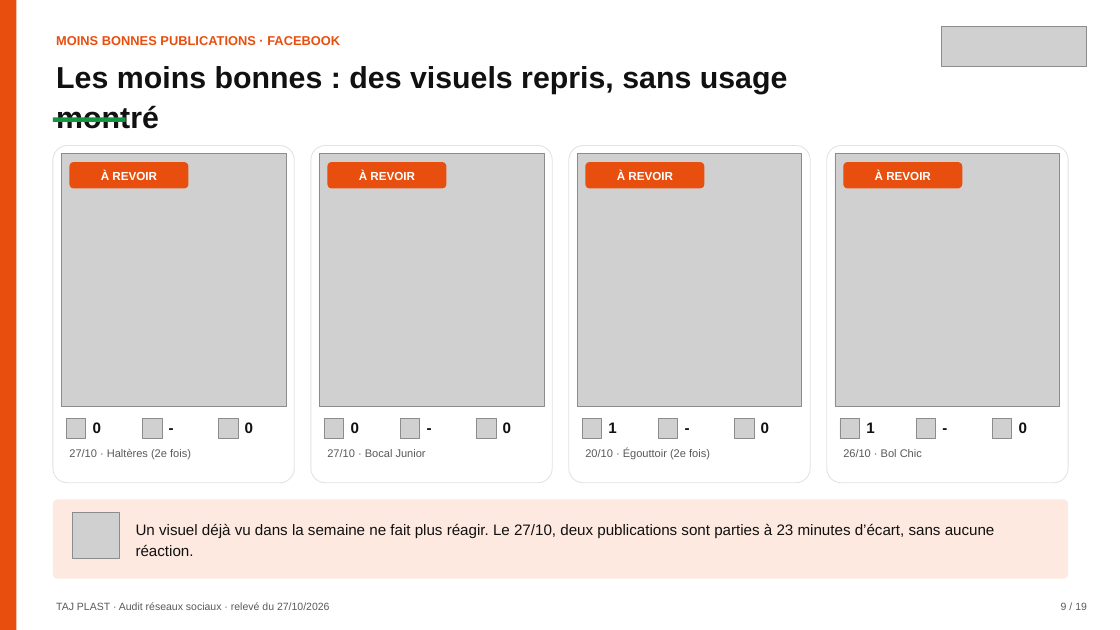
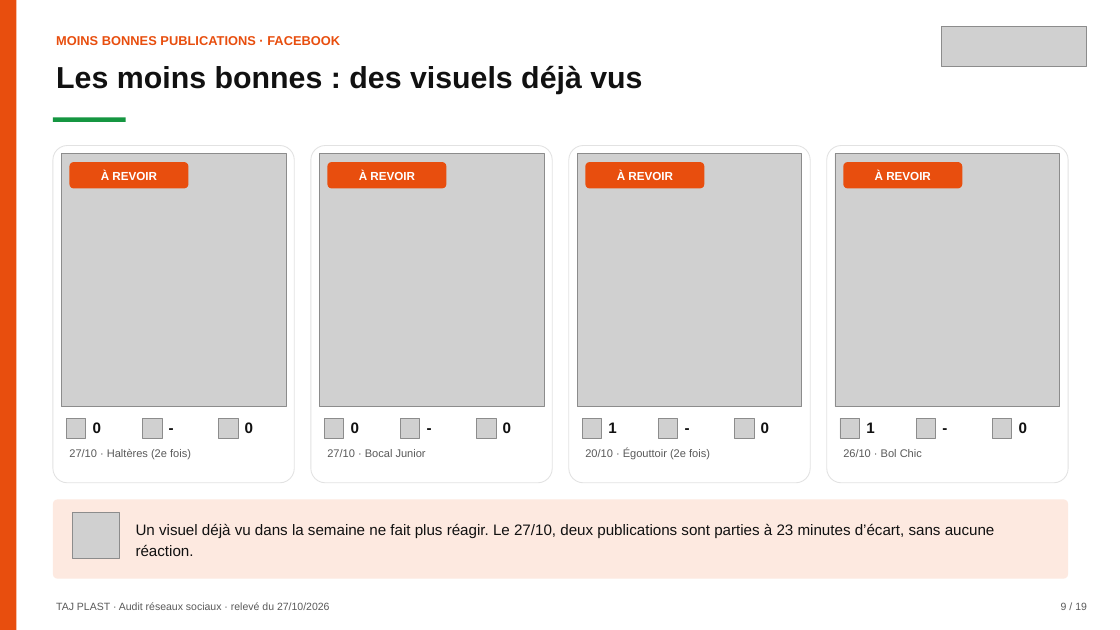
Before and after one commit to leslita06/fatima-unifood-fictif, a slide deck: slide 9 of tmp-tj/261028_tajplast_audit-reseaux-sociaux_v1.pptx. Drawn at 1120x630 pixels with LibreOffice and Linux fonts; fonts in the diff are those of the drawing; grey boxes stand for pictures. Boxes give left, top, right and bottom in pixels: in the first picture for what was removed or moved away, otherwise in the second. Text is boxed around its words. In the diff, an @@ line names an element or a change of style, - is before the commit and + after.

```diff
--- a/tmp-tj/261028_tajplast_audit-reseaux-sociaux_v1.pptx
+++ b/tmp-tj/261028_tajplast_audit-reseaux-sociaux_v1.pptx
@@ text at (56,65,642,94): text changed @@
-Les moins bonnes : des visuels repris, sans usage montré
+Les moins bonnes : des visuels déjà vus
```
Also in this commit, not shown: 3 other slides changed.
